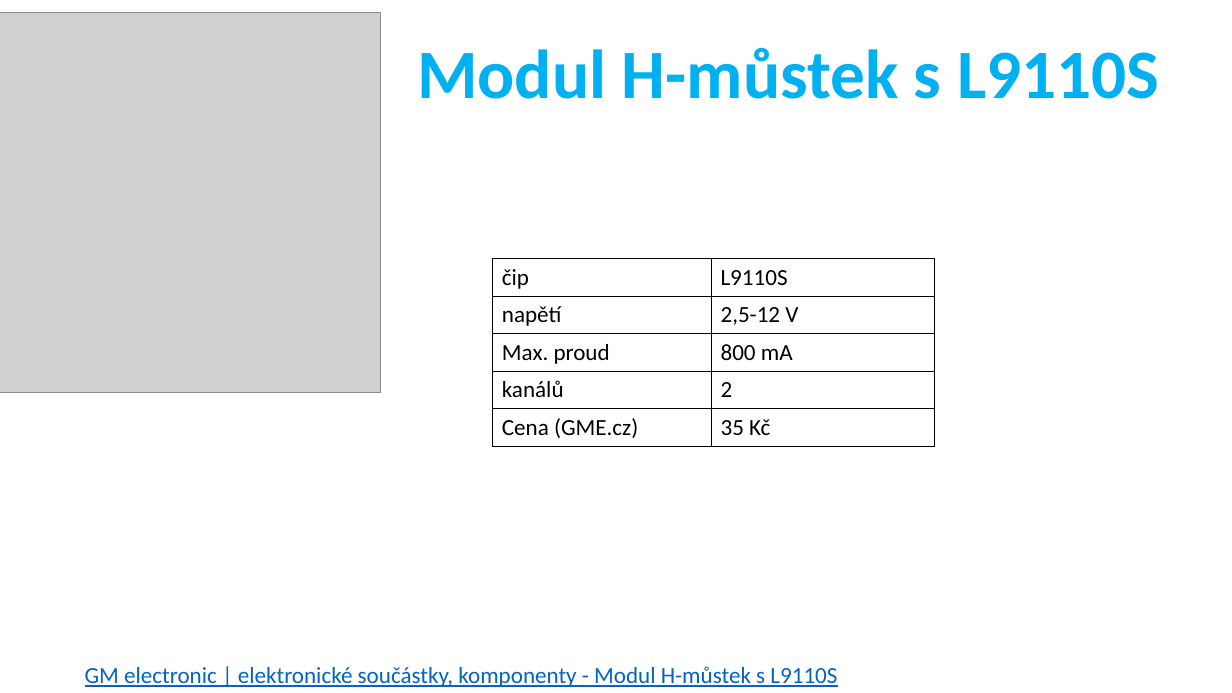
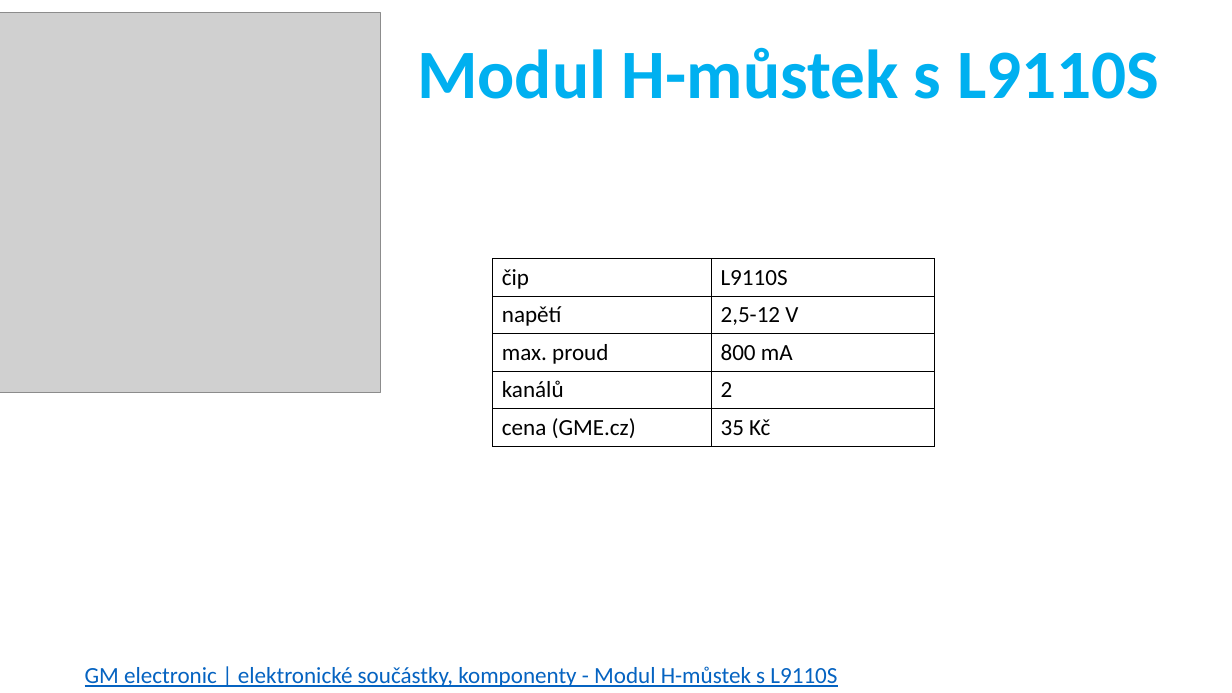
Before and after one commit to pjocesoj/VMS-semestralka, a slide deck: slide 4 of Prezentace.pptx. Drawn at 1232x693 pixels with LibreOffice and Linux fonts; fonts in the diff are those of the drawing; grey boxes stand for pictures. Boxes give left, top, right and bottom in pixels: in the first picture for what was removed or moved away, otherwise in the second. Text is boxed around its words. In the diff, an @@ line names an element or a change of style, - is before the commit and + after.

```diff
--- a/Prezentace.pptx
+++ b/Prezentace.pptx
@@ table at box(493, 259, 934, 446) @@
-row 3, column 1: Max. proud
+row 3, column 1: max. proud
-row 5, column 1: Cena (GME.cz)
+row 5, column 1: cena (GME.cz)
```
Also in this commit, not shown: 1 slide added.
